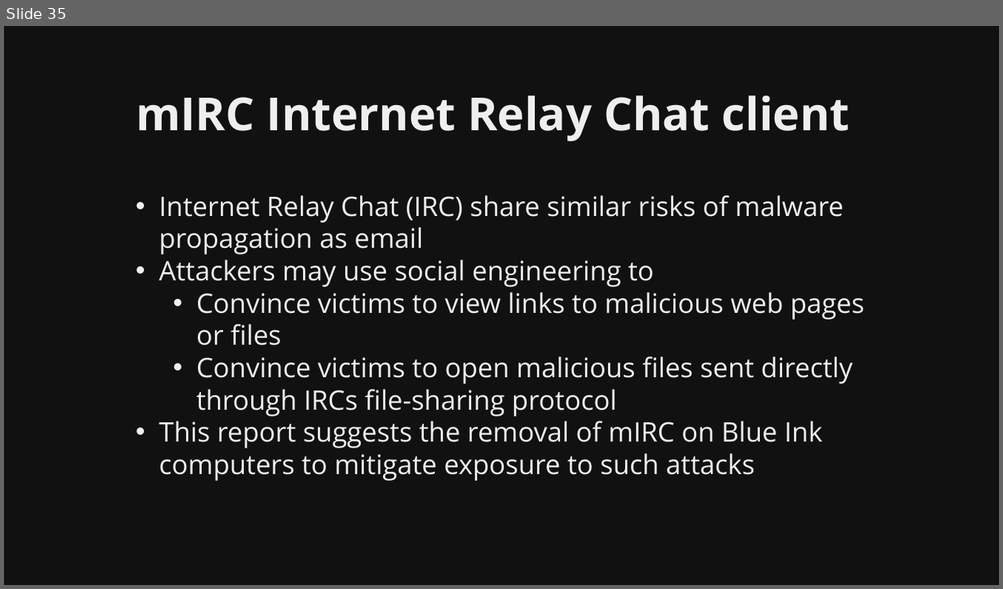
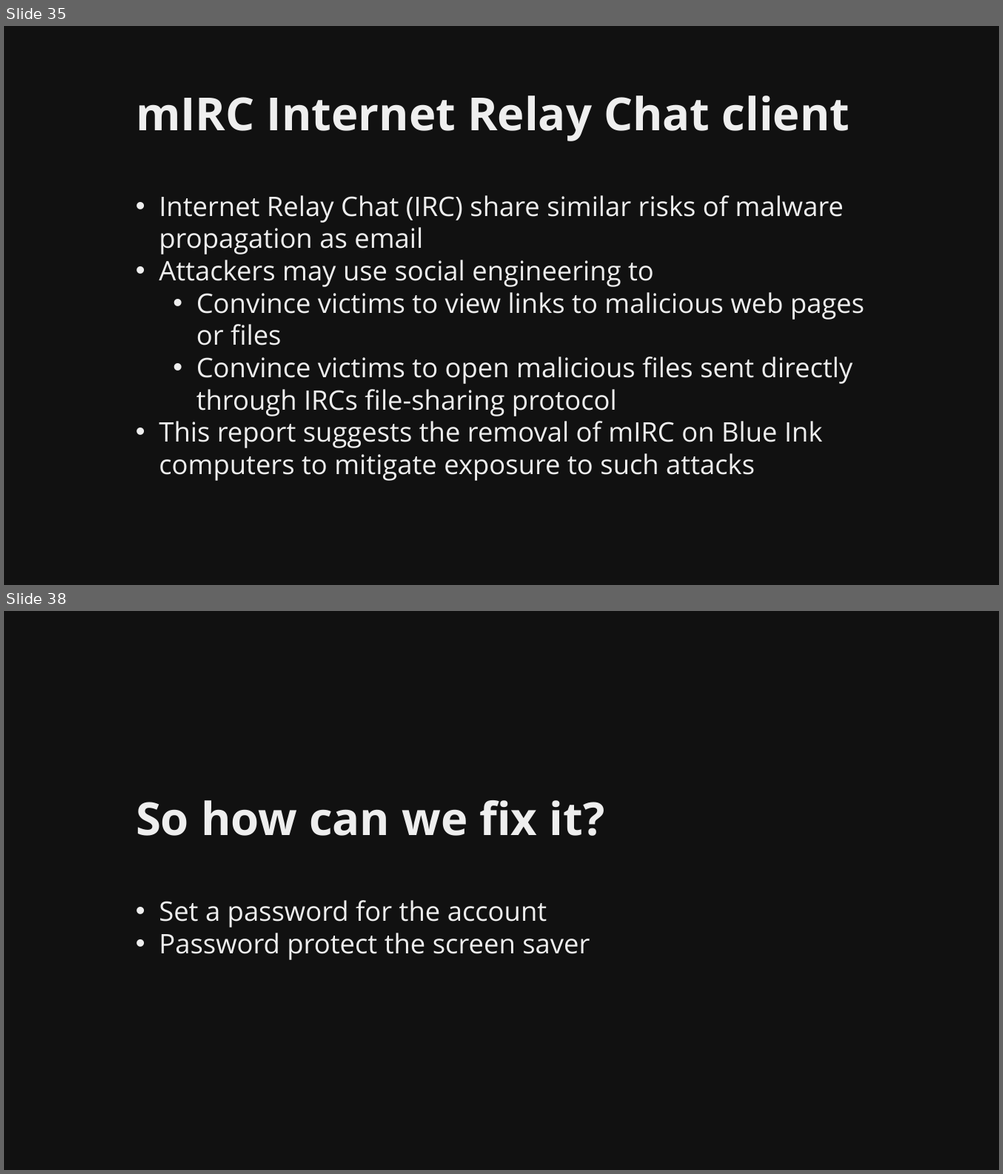
Before and after one commit to martymcflywa/ecu, a slide deck: year_1/sem_2/CSI1101_computer_security/0b_assignment_2_[22MAY15_0900]/dev/CSI1101_PONCE_A2_v01.pptx. Shown one above the other, each under a label of ours: slide 35 before the commit, slides 35 and 38 after it; the slides between them are not shown. The pictures are 1003x589 and 1003x1174 pixels, drawn with LibreOffice and Linux fonts; fonts in the diff are those of the drawing. Boxes give left, top, right and bottom in pixels: in the first picture for what was removed or moved away, otherwise in the second. Text is boxed around its words. In the diff, an @@ line names an element or a change of style, - is before the commit and + after.

Commit message:
CSI1101 A2: finished password protection, todo choosing password

```diff
--- a/year_1/sem_2/CSI1101_computer_security/0b_assignment_2_[22MAY15_0900]/dev/CSI1101_PONCE_A2_v01.pptx
+++ b/year_1/sem_2/CSI1101_computer_security/0b_assignment_2_[22MAY15_0900]/dev/CSI1101_PONCE_A2_v01.pptx
@@ slide 38 added at box(4, 611, 999, 1170), background #111111 @@
@@ title added at box(136, 800, 605, 836), 44 pt, text #EEEEEE, bold @@
+So how can we fix it?
@@ text added at box(159, 900, 589, 960), 26 pt, text #EEEEEE @@
+• Set a password for the account
+• Password protect the screen saver
```
Also in this commit, not shown: 2 slides changed, 12 other slides added, 8 other files.
